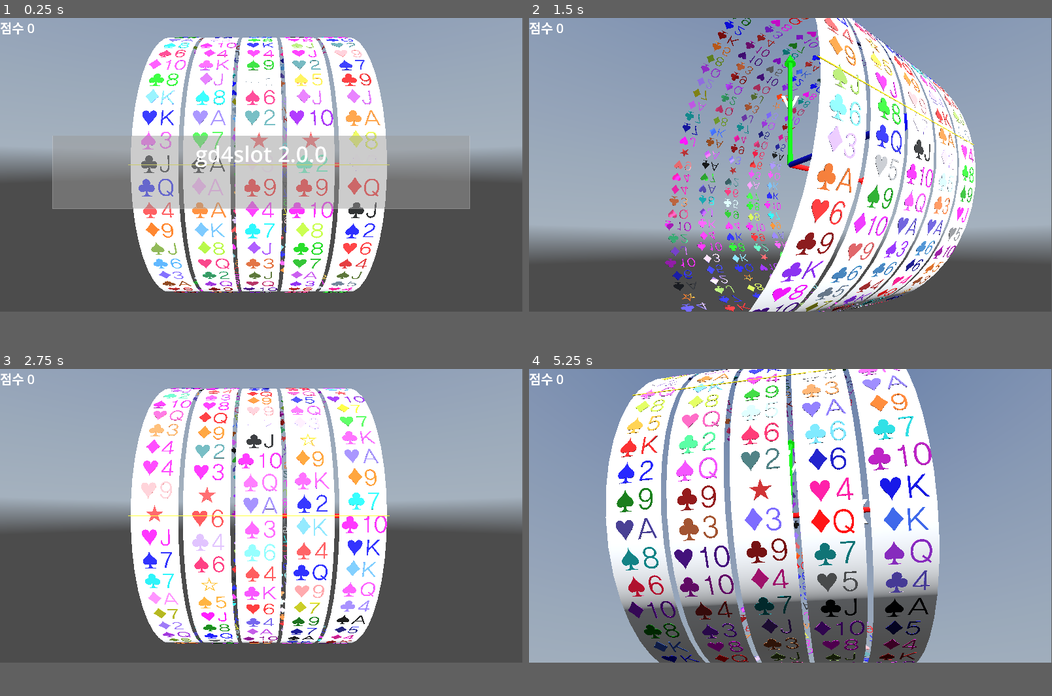
Above: before the commit, frames 1-4 (two rows, left to right).
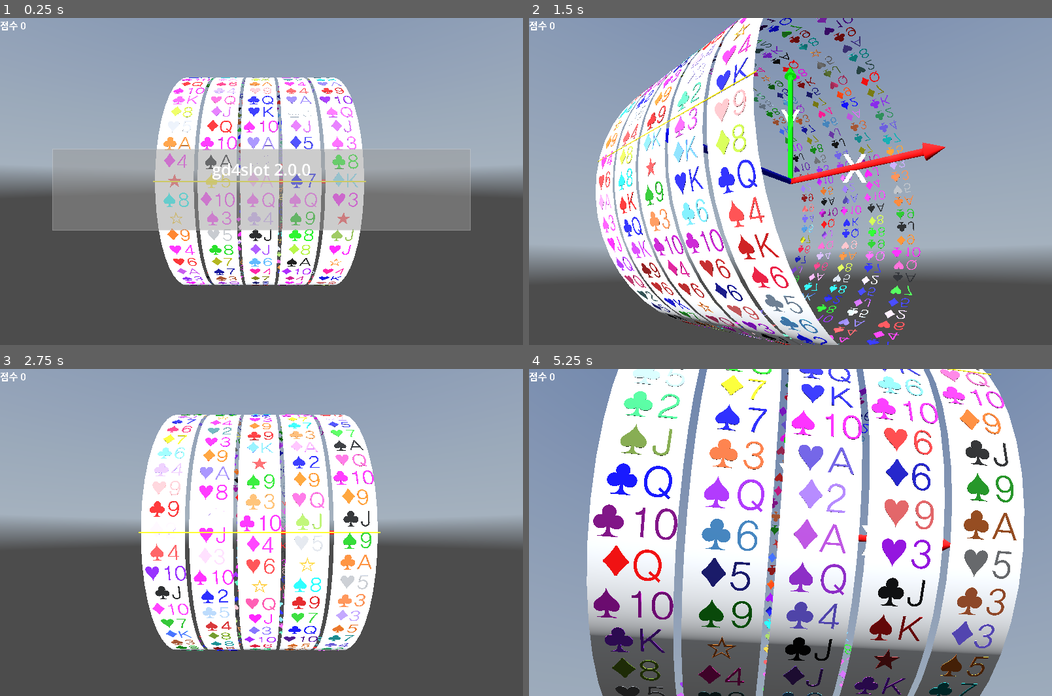
Above: after the commit, the same moments.

Repository: kasworld/gd4slot
Game: Godot game, scene res://main.tscn
Same seed, same stepped clock (60 frames per second), same inputs: the game is played once before the commit and once after it. A sky picture missing from this copy of the repository is replaced by a grey-blue gradient.
Inputs (mouse positions are in pixels of both pictures, inside the frame that each line leads up to):
- Up to frame 1 (0.25 s): no input
- Up to frame 2 (1.5 s): tap Enter at 0.5 s; move the mouse to (905, 148) at 0.52 s; tap Delete at 0.6, 1.35 s; click (905, 148) at 0.67 s; tap Space at 0.77 s; move the mouse to (685, 178) at 1.27 s; click (685, 178) at 1.42 s
- Up to frame 3 (2.75 s): tap Space at 1.52 s; move the mouse to (313, 450) at 2.02 s; tap Enter at 2.1 s; click (313, 450) at 2.17 s; tap Delete at 2.3 s
- Up to frame 4 (5.25 s): move the mouse to (764, 575) at 2.77 s; tap Delete at 2.85, 3.6, 4.55, 5.1 s; click (764, 575) at 2.92 s; tap Space at 3.02, 3.77, 4.52 s; move the mouse to (947, 558) at 3.52 s; click (947, 558) at 3.67 s; move the mouse to (633, 470) at 4.27 s; tap Enter at 4.35 s; click (633, 470) at 4.42 s; move the mouse to (816, 516) at 5.02 s; click (816, 516) at 5.17 s
The window is 799x449 before the commit and 800x500 after it. Grey fills any space a smaller window leaves; there, only what the larger window draws over its background counts as a difference.

The runs differ from the first frame. In frame 1, 31% of the frame differs, in the area x 0-100%, y 0-84%; in frame 2, 52%; in frame 3, 25%; in frame 4, 55%, in the area x 0-100%, y 0-100%.

Commit message:
apply MovingCameraLight

Diff:
--- a/axis_arrow3d/axis_arrow_3d.gd
+++ b/axis_arrow3d/axis_arrow_3d.gd
@@ -1,22 +1,31 @@
 extends Node3D
 class_name AxisArrow3D
 
+var arrow_list :Array
+var colors := [Color.RED, Color.GREEN, Color.BLUE]
+var label_list :Array
+var label_text := ["X", "Y", "Z"]
 func _ready() -> void:
-	$ArrowX.set_color(Color.RED)
-	$ArrowY.set_color(Color.GREEN)
-	$ArrowZ.set_color(Color.BLUE)
+	for i in 3:
+		var ar = preload("res://arrow3d/arrow_3d.tscn").instantiate()
+		ar.set_color(colors[i])
+		arrow_list.append(ar)
+		add_child(ar)
+
+		var lb = Label3D.new()
+		lb.text = label_text[i]
+		lb.billboard = BaseMaterial3D.BILLBOARD_ENABLED
+		label_list.append(lb)
+		add_child(lb)
+
+	arrow_list[0].rotation.z = -PI/2
+	#arrow_list[1].rotation.y = PI/2
+	arrow_list[2].rotation.x = PI/2
 
 func set_size(l :float) -> AxisArrow3D:
-	$ArrowX.set_size(l, l/50, l/20, 0.9)
-	$ArrowY.set_size(l, l/50, l/20, 0.9)
-	$ArrowZ.set_size(l, l/50, l/20, 0.9)
-	$ArrowX.position.x = l/2
-	$ArrowY.position.y = l/2
-	$ArrowZ.position.z = l/2
-	$LabelX.position.x = l/2
-	$LabelY.position.y = l/2
-	$LabelZ.position.z = l/2
-	$LabelX.font_size = l * 50
-	$LabelY.font_size = l * 50
-	$LabelZ.font_size = l * 50
+	for i in 3:
+		arrow_list[i].set_size(l, l/50, l/20, 0.9)
+		arrow_list[i].position[i] = l/2
+		label_list[i].position[i] = l/2
+		label_list[i].font_size = l * 50
 	return self
--- a/axis_arrow3d/axis_arrow_3d.tscn
+++ b/axis_arrow3d/axis_arrow_3d.tscn
@@ -1,30 +1,6 @@
-[gd_scene load_steps=3 format=3 uid="uid://dl14flc0fkeyt"]
+[gd_scene load_steps=2 format=3 uid="uid://dl14flc0fkeyt"]
 
 [ext_resource type="Script" uid="uid://ddkt5j34od0lk" path="res://axis_arrow3d/axis_arrow_3d.gd" id="1_yfllo"]
-[ext_resource type="PackedScene" uid="uid://c8npqlgeyy3xa" path="res://arrow3d/arrow_3d.tscn" id="2_neuop"]
 
 [node name="AxisArrow3D" type="Node3D"]
 script = ExtResource("1_yfllo")
-
-[node name="ArrowX" parent="." instance=ExtResource("2_neuop")]
-transform = Transform3D(-4.371139e-08, 1, 0, -1, -4.371139e-08, 0, 0, 0, 1, 0, 0, 0)
-
-[node name="ArrowY" parent="." instance=ExtResource("2_neuop")]
-
-[node name="ArrowZ" parent="." instance=ExtResource("2_neuop")]
-transform = Transform3D(1, 0, 0, 0, -4.371139e-08, -1, 0, 1, -4.371139e-08, 0, 0, 0)
-
-[node name="LabelX" type="Label3D" parent="."]
-billboard = 1
-text = "X"
-font_size = 320
-
-[node name="LabelY" type="Label3D" parent="."]
-billboard = 1
-text = "Y"
-font_size = 320
-
-[node name="LabelZ" type="Label3D" parent="."]
-billboard = 1
-text = "Z"
-font_size = 320
--- a/main.gd
+++ b/main.gd
@@ -57,15 +57,20 @@
 
 var camera_move = false
 func _process(_delta: float) -> void:
-	var t = Time.get_unix_time_from_system() /-3.0
 	if camera_move:
-		$Camera3D.position = Vector3(sin(t)*slot.calc_width(), cos(t)*slot.calc_width(), slot.calc_radius()*1.5 ) + slot.calc_center()
-		$Camera3D.look_at(slot.calc_center())
+		$MovingCameraLight.make_current()
+		$MovingCameraLight.move_hober_around_z(
+			slot.calc_center(),
+			slot.calc_width(),
+			slot.calc_radius()*1.5,
+			-3.0 )
 	main_animation.handle_animation()
 
 var key2fn = {
 	KEY_ESCAPE : _on_button_esc_pressed,
 	KEY_ENTER : _on_카메라변경_pressed,
+	KEY_INSERT:_on_button_fov_up_pressed,
+	KEY_DELETE:_on_button_fov_down_pressed,
 	KEY_SPACE : _on_돌리기_pressed,
 }
 func _unhandled_input(event: InputEvent) -> void:
@@ -85,9 +90,17 @@
 		reset_camera_pos()
 
 func reset_camera_pos()->void:
-	$Camera3D.position = slot.calc_center() + Vector3( 0, 0, slot.calc_radius() + slot.calc_width() )
-	$Camera3D.look_at(slot.calc_center())
-	$Camera3D.far = slot.calc_size().length()*2
+	$FixedCameraLight.make_current()
+	$FixedCameraLight.set_center_pos_far(
+		slot.calc_center(),
+		Vector3( 0, 0, slot.calc_radius() + slot.calc_width() ),
+		slot.calc_size().length()*2)
+
+func _on_button_fov_up_pressed() -> void:
+	MovingCameraLight.GetCurrentCamera().fov_camera_inc()
+
+func _on_button_fov_down_pressed() -> void:
+	MovingCameraLight.GetCurrentCamera().fov_camera_dec()
 
 func _on_돌리기_pressed() -> void:
 	slot.돌리기시작()
--- a/main.tscn
+++ b/main.tscn
@@ -1,8 +1,9 @@
-[gd_scene load_steps=8 format=3 uid="uid://c6maulcewyhy5"]
+[gd_scene load_steps=9 format=3 uid="uid://c6maulcewyhy5"]
 
 [ext_resource type="Script" uid="uid://bgj25qi5j8dgh" path="res://main.gd" id="1_ig7tw"]
 [ext_resource type="Environment" uid="uid://dq6rkclkoup3n" path="res://skymap/skymap.tres" id="3_h2yge"]
 [ext_resource type="PackedScene" uid="uid://dl14flc0fkeyt" path="res://axis_arrow3d/axis_arrow_3d.tscn" id="4_1bvp3"]
+[ext_resource type="PackedScene" uid="uid://ces3a6yv0c5fi" path="res://moving_carmera_light/moving_camera_light.tscn" id="5_7mycd"]
 [ext_resource type="PackedScene" uid="uid://c6cct2gj2a3im" path="res://timed_message/timed_message.tscn" id="5_lquwl"]
 
 [sub_resource type="Theme" id="Theme_h2yge"]
@@ -16,11 +17,6 @@
 
 [node name="Main" type="Node3D"]
 script = ExtResource("1_ig7tw")
-
-[node name="Camera3D" type="Camera3D" parent="."]
-transform = Transform3D(1, 0, 0, 0, 1, 0, 0, 0, 1, 0, 10, 0)
-keep_aspect = 0
-fov = 90.0
 
 [node name="OmniLight3D" type="OmniLight3D" parent="."]
 transform = Transform3D(1, 0, 0, 0, 1, 0, 0, 0, 1, 10, 5, 15)
@@ -65,3 +61,7 @@
 environment = ExtResource("3_h2yge")
 
 [node name="AxisArrow3D" parent="." instance=ExtResource("4_1bvp3")]
+
+[node name="MovingCameraLight" parent="." instance=ExtResource("5_7mycd")]
+
+[node name="FixedCameraLight" parent="." instance=ExtResource("5_7mycd")]
--- /dev/null
+++ b/moving_carmera_light/moving_camera_light.gd
@@ -0,0 +1,74 @@
+extends Node3D
+
+class_name MovingCameraLight
+
+static var SelfList :Array[MovingCameraLight]
+static var CurrentNumber :int
+static func NextCamera() -> void:
+	CurrentNumber +=1
+	CurrentNumber %= SelfList.size()
+	SelfList[CurrentNumber].make_current()
+static func GetCurrentCamera() -> MovingCameraLight:
+	return SelfList[CurrentNumber]
+
+var number :int
+var fov_camera := ClampedFloat.new(75,1,179)
+var fov_light := ClampedFloat.new(75,1,179)
+
+func get_camera() -> Camera3D:
+	return $Camera3D
+
+func get_light() -> SpotLight3D:
+	return $SpotLight3D
+
+func _ready() -> void:
+	number = SelfList.size()
+	SelfList.append(self)
+	fov_camera_reset()
+	make_current()
+
+func copy_position_rotation(n :Node3D) -> void:
+	position = n.position
+	rotation = n.rotation
+
+func _to_string() -> String:
+	return "MovingCameraLight%d[fov camera:%s, fov light:%s, rotation:%s]" % [number, fov_camera,fov_light, rotation_degrees ]
+
+func fov_camera_inc() -> void:
+	$Camera3D.fov = fov_camera.set_up()
+
+func fov_camera_dec() -> void:
+	$Camera3D.fov = fov_camera.set_down()
+
+func fov_camera_reset() -> void:
+	$Camera3D.fov = fov_camera.reset()
+
+func fov_light_inc() -> void:
+	$SpotLight3D.fov = fov_light.set_up()
+
+func fov_light_dec() -> void:
+	$SpotLight3D.fov = fov_light.set_down()
+
+func fov_light_reset() -> void:
+	$SpotLight3D.fov = fov_light.reset()
+
+func move_around_y(center :Vector3, radius :float, height :float, spd :float = 2.3) -> void:
+	var t := -Time.get_unix_time_from_system() /spd
+	position = Vector3( sin(t)*radius, sin(t*1.3)*height, cos(t)*radius ) + center
+	look_at(center)
+
+func move_hober_around_z(center :Vector3, radius :float, height :float, spd :float = 2.3) -> void:
+	var t := -Time.get_unix_time_from_system() /spd
+	position = Vector3(sin(t)*radius, cos(t)*radius, height ) + center
+	look_at(center)
+
+func set_center_pos_far(center :Vector3, pos :Vector3, far :float) -> void:
+	position = pos
+	look_at(center)
+	$Camera3D.far = far
+	$SpotLight3D.spot_range = far
+
+func make_current() -> void:
+	CurrentNumber = number
+	CurrentNumber %= SelfList.size()
+	$Camera3D.current = true
--- /dev/null
+++ b/moving_carmera_light/moving_camera_light.tscn
@@ -0,0 +1,15 @@
+[gd_scene load_steps=2 format=3 uid="uid://ces3a6yv0c5fi"]
+
+[ext_resource type="Script" uid="uid://dm8v1xr2aeoyr" path="res://moving_carmera_light/moving_camera_light.gd" id="1_hbcsi"]
+
+[node name="MovingCameraLight" type="Node3D"]
+script = ExtResource("1_hbcsi")
+
+[node name="Camera3D" type="Camera3D" parent="."]
+current = true
+
+[node name="SpotLight3D" type="SpotLight3D" parent="."]
+shadow_enabled = true
+spot_range = 200.0
+spot_attenuation = 2.0
+spot_angle = 75.0
--- a/project.godot
+++ b/project.godot
@@ -23,8 +23,9 @@
 
 [display]
 
-window/size/viewport_width=1920
-window/size/viewport_height=1080
+window/size/viewport_width=3840
+window/size/viewport_height=2160
+window/size/mode=3
 
 [physics]
 
--- a/slots/slots.gd
+++ b/slots/slots.gd
@@ -12,7 +12,8 @@
 func init() -> Slots:
 	var 칸정보목록 := []
 	for i in cardlist.size():
-		칸정보목록.append( [cardlist[i], colorlist[i%colorlist.size()]]  )
+		칸정보목록.append( [cardlist[i], colorlist[i%colorlist.size()]] )
+	칸정보목록.shuffle()
 	for i in reelcount:
 		var kilist := 칸정보목록.duplicate()
 		kilist.shuffle()
Not shown, added: moving_carmera_light/moving_camera_light.gd.uid
